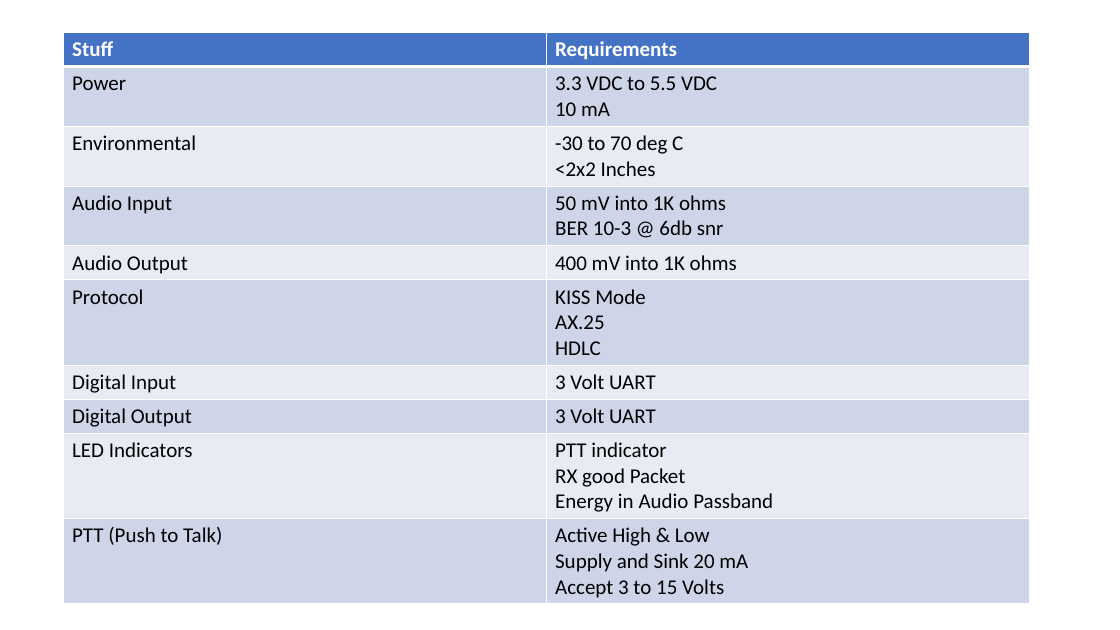
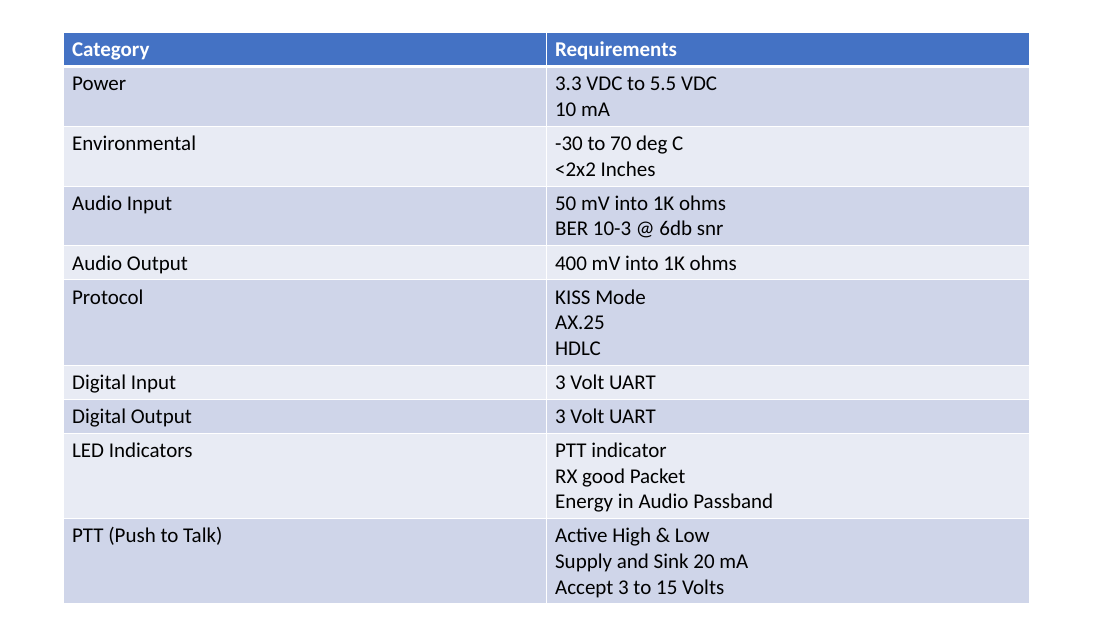
Before and after one commit to MrLordLeon/TNCMCU, a slide deck: slide 12 of Group 2 _TNC MCU Project .pptx. Drawn at 1120x630 pixels with LibreOffice and Linux fonts; fonts in the diff are those of the drawing. Boxes give left, top, right and bottom in pixels: in the first picture for what was removed or moved away, otherwise in the second. Text is boxed around its words. In the diff, an @@ line names an element or a change of style, - is before the commit and + after.

Commit message:
Hmm

```diff
--- a/Group 2 _TNC MCU Project .pptx
+++ b/Group 2 _TNC MCU Project .pptx
@@ table at (64, 33, 1030, 602) @@
-row 1, column 1: Stuff
+row 1, column 1: Category
```
